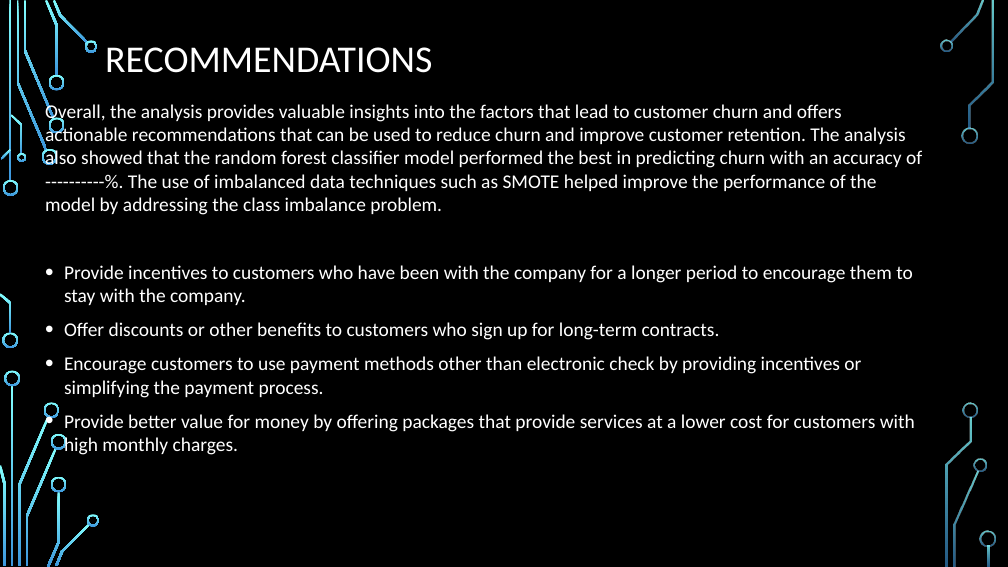
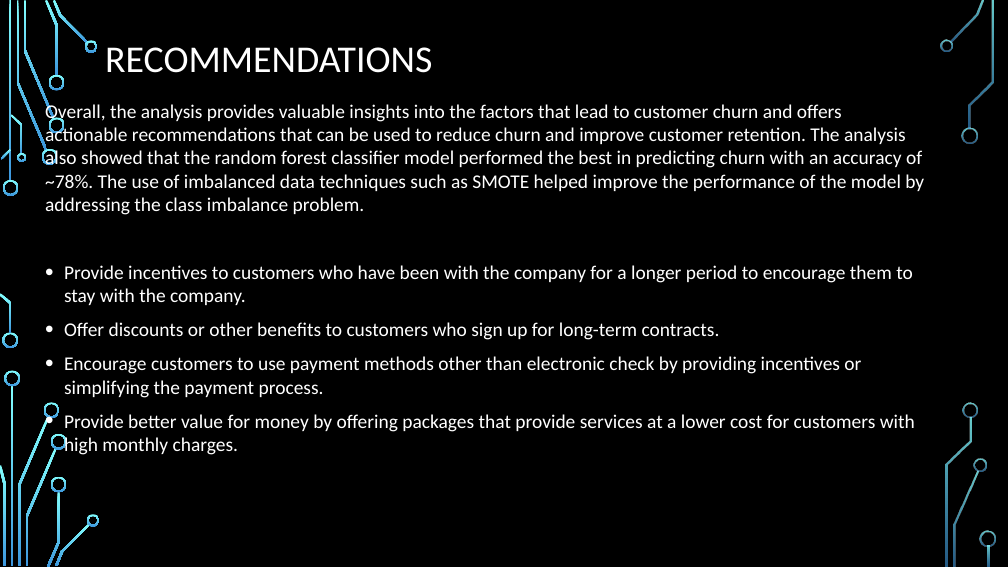
Before and after one commit to mohantvss/CI-CD, a slide deck: slide 7 of Domain_Telecom_Churn.pptx (slide 8 before the commit). Drawn at 1008x567 pixels with LibreOffice and Linux fonts; fonts in the diff are those of the drawing; background and template pictures are left out. Boxes give left, top, right and bottom in pixels: in the first picture for what was removed or moved away, otherwise in the second. Text is boxed around its words. In the diff, an @@ line names an element or a change of style, - is before the commit and + after.

```diff
--- a/Domain_Telecom_Churn.pptx
+++ b/Domain_Telecom_Churn.pptx
@@ text at (45, 102, 924, 215): text changed @@
-Overall, the analysis provides valuable insights into the factors that lead to customer churn and offers actionable recommendations that can be used to reduce churn and improve customer retention. The analysis also showed that the random forest classifier model performed the best in predicting churn with an accuracy of ----------%. The use of imbalanced data techniques such as SMOTE helped improve the performance of the model by addressing the class imbalance problem.
+Overall, the analysis provides valuable insights into the factors that lead to customer churn and offers actionable recommendations that can be used to reduce churn and improve customer retention. The analysis also showed that the random forest classifier model performed the best in predicting churn with an accuracy of ~78%. The use of imbalanced data techniques such as SMOTE helped improve the performance of the model by addressing the class imbalance problem.
```
Also in this commit, not shown: 4 other slides changed, 1 slide added, 3 slides removed.
